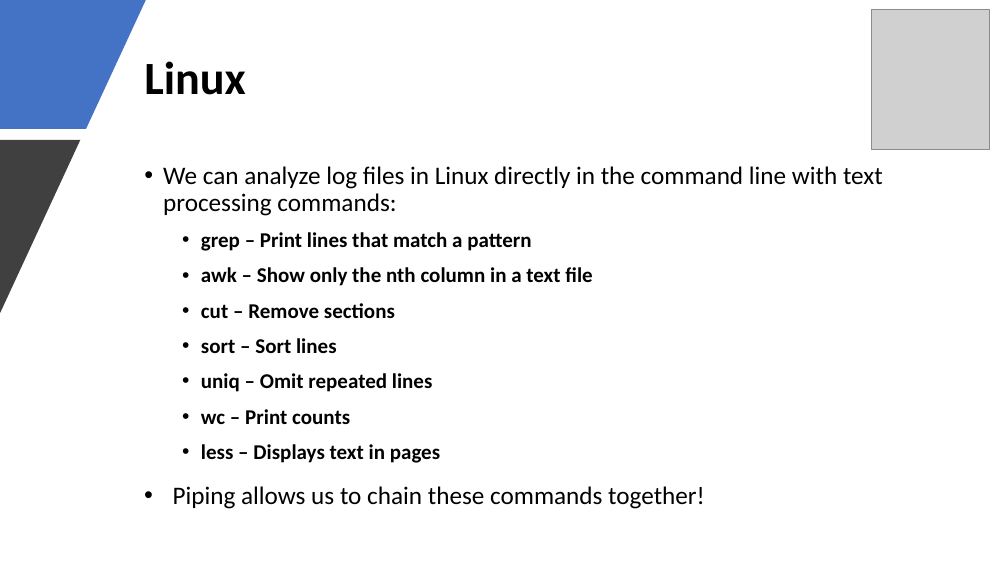
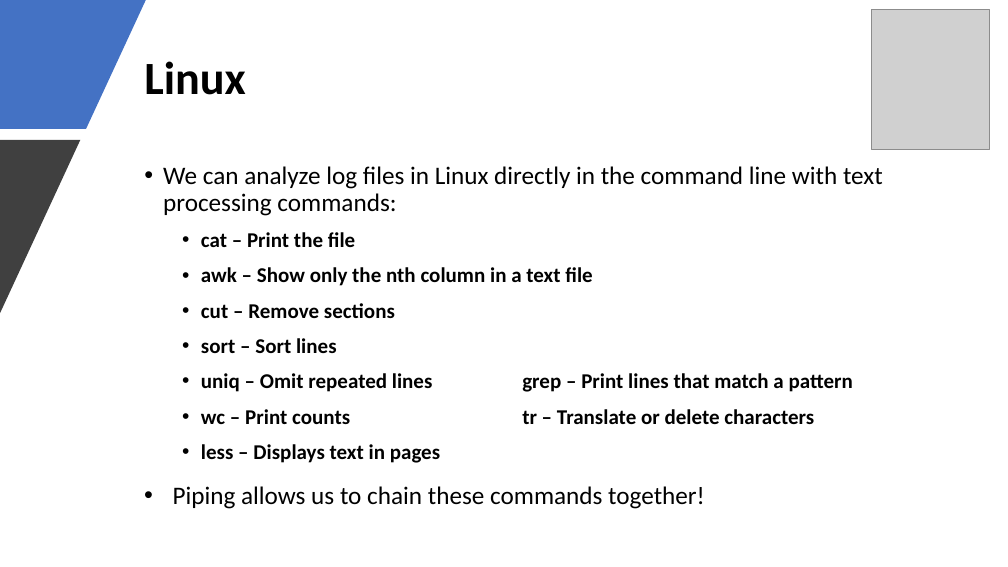
Before and after one commit to zmewshaw/cyber, a slide deck: slide 6 of presentations/Introduction to Log File Analysis.pptx. Drawn at 1008x567 pixels with LibreOffice and Linux fonts; fonts in the diff are those of the drawing; grey boxes stand for pictures. Boxes give left, top, right and bottom in pixels: in the first picture for what was removed or moved away, otherwise in the second. Text is boxed around its words. In the diff, an @@ line names an element or a change of style, - is before the commit and + after.

Commit message:
Updated

```diff
--- a/presentations/Introduction to Log File Analysis.pptx
+++ b/presentations/Introduction to Log File Analysis.pptx
@@ text at box(201, 232, 355, 247): text changed @@
-  • grep – Print lines that match a pattern
+  • cat – Print the file
@@ text at box(201, 373, 853, 424): text changed @@
-  • uniq – Omit repeated lines
-  • wc – Print counts
+  • uniq – Omit repeated lines grep – Print lines that match a pattern
+  • wc – Print counts tr – Translate or delete characters
```
Also in this commit, not shown: 1 other slide changed, 1 slide added.
